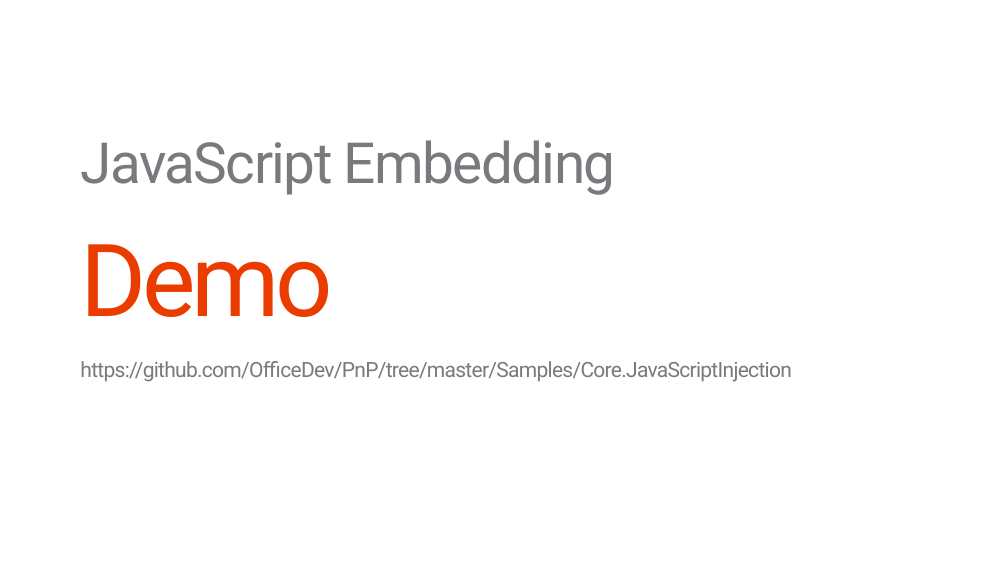
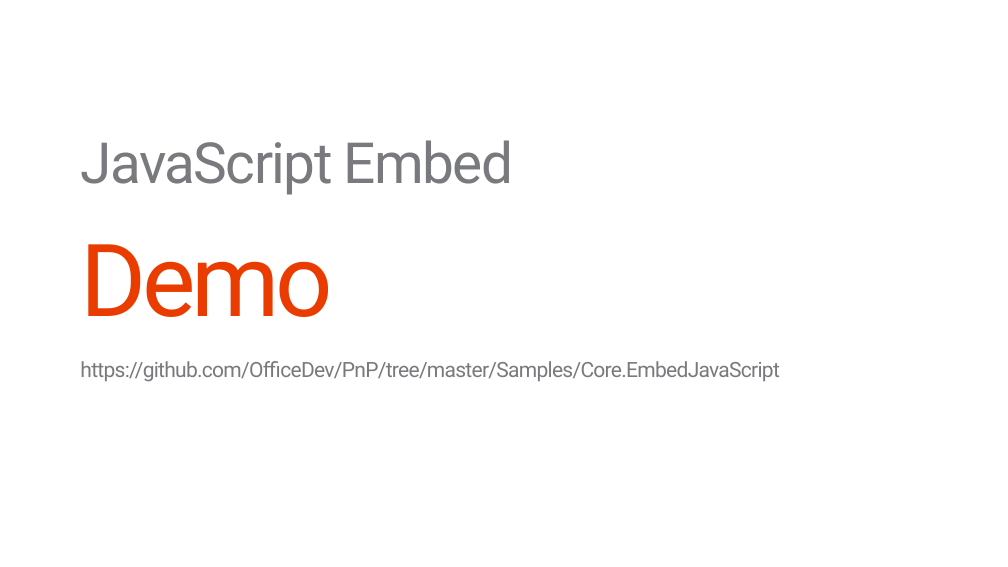
Before and after one commit to fabbbiob/TrainingContent, a slide deck: slide 17 of O3658/02 Managing site settings using app model/2_SiteManagement.pptx. Drawn at 1008x567 pixels with LibreOffice and Linux fonts; fonts in the diff are those of the drawing; background and template pictures are left out. Boxes give left, top, right and bottom in pixels: in the first picture for what was removed or moved away, otherwise in the second. Text is boxed around its words. In the diff, an @@ line names an element or a change of style, - is before the commit and + after.

Commit message:
Updated terminology for JS embed

```diff
--- a/O3658/02 Managing site settings using app model/2_SiteManagement.pptx
+++ b/O3658/02 Managing site settings using app model/2_SiteManagement.pptx
@@ text at box(80, 140, 514, 195): text changed @@
-JavaScript Embedding
+JavaScript Embed
@@ subtitle at box(80, 361, 779, 382): text changed @@
-https://github.com/OfficeDev/PnP/tree/master/Samples/Core.JavaScriptInjection
+https://github.com/OfficeDev/PnP/tree/master/Samples/Core.EmbedJavaScript
```
Also in this commit, not shown: 8 other slides changed, 1 other file.
